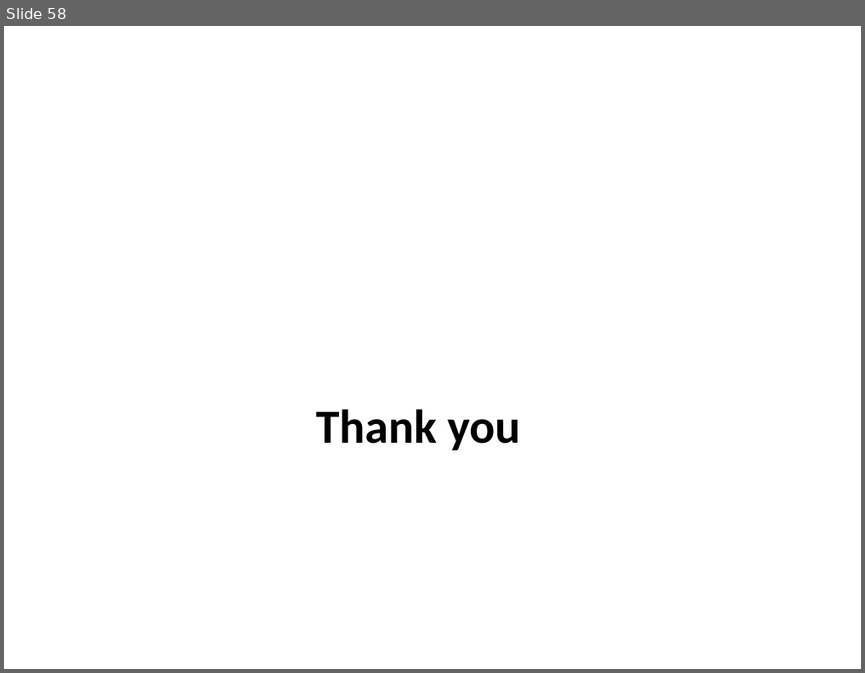
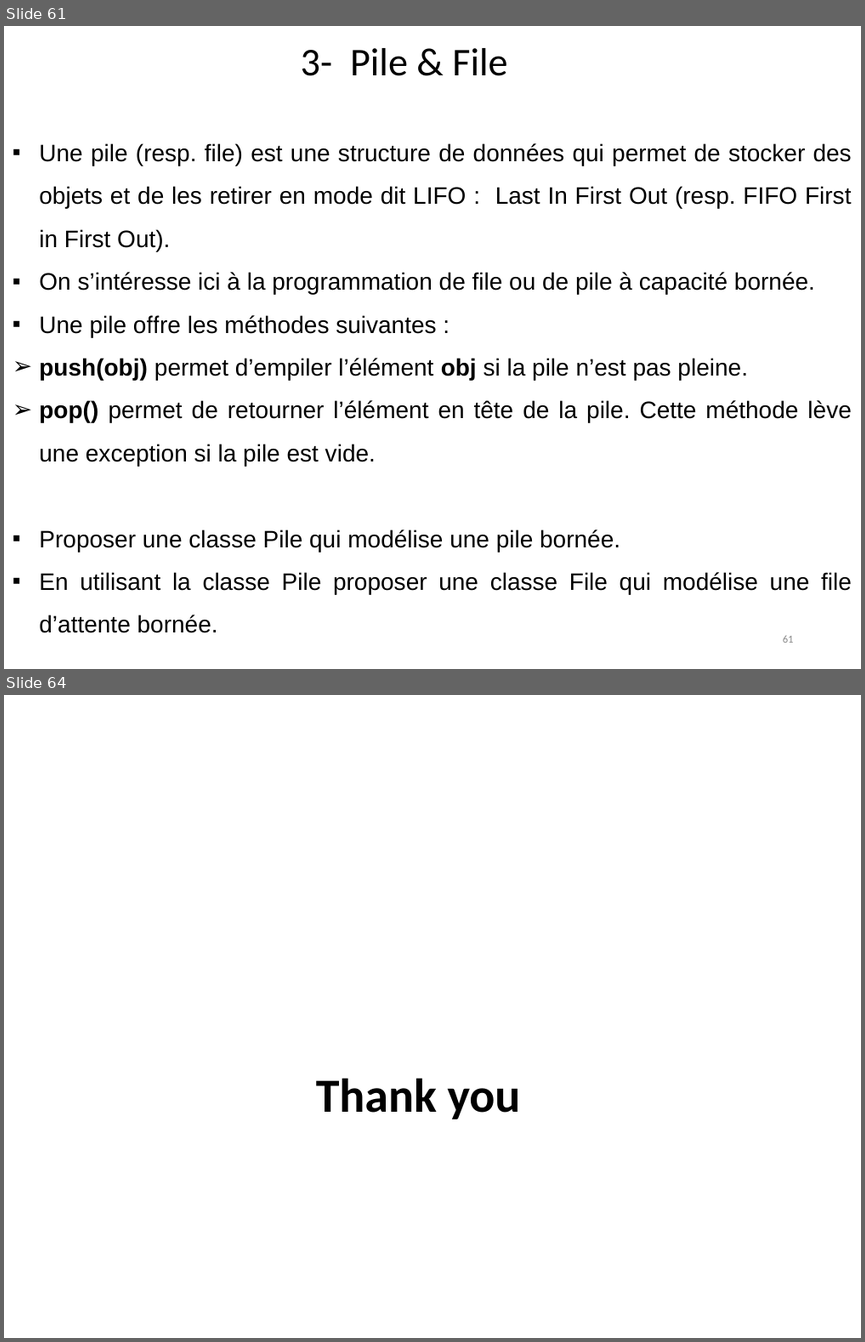
Before and after one commit to hosniah/python-labs, a slide deck: OOP Python.pptx. Shown one above the other, each under a label of ours: slide 58 before the commit, slides 61 and 64 after it; the slides between them are not shown. The pictures are 865x673 and 865x1342 pixels, drawn with LibreOffice and Linux fonts; fonts in the diff are those of the drawing; background and template pictures are left out. Boxes give left, top, right and bottom in pixels: in the first picture for what was removed or moved away, otherwise in the second. Text is boxed around its words. In the diff, an @@ line names an element or a change of style, - is before the commit and + after.

```diff
--- a/OOP Python.pptx
+++ b/OOP Python.pptx
@@ slide 61 added at <box>4,26,861,669</box>, background #FFFFFF @@
@@ title added at <box>301,48,507,76</box>, 33 pt, text #000000 @@
+3- Pile & File
@@ text added at <box>39,143,851,633</box>, 20 pt, text #000000 @@
+▪ Une pile (resp. file) est une structure de données qui permet de stocker des objets et de les retirer en mode dit LIFO : Last In First Out (resp. FIFO First in First Out).
+▪ On s’intéresse ici à la programmation de ﬁle ou de pile à capacité bornée.
+▪ Une pile oﬀre les méthodes suivantes :
+➢ push(obj) permet d’empiler l’élément obj si la pile n’est pas pleine.
+➢ pop() permet de retourner l’élément en tête de la pile. Cette méthode lève une exception si la pile est vide.
+▪ Proposer une classe Pile qui modélise une pile bornée.
+▪ En utilisant la classe Pile proposer une classe File qui modélise une ﬁle d’attente bornée.
@@ page number added at <box>783,635,794,642</box>, 9 pt, text #898989 @@
+61
@@ what was slide 58 is now slide 64 @@
```
Also in this commit, not shown: 1 slide changed, 5 other slides added.
